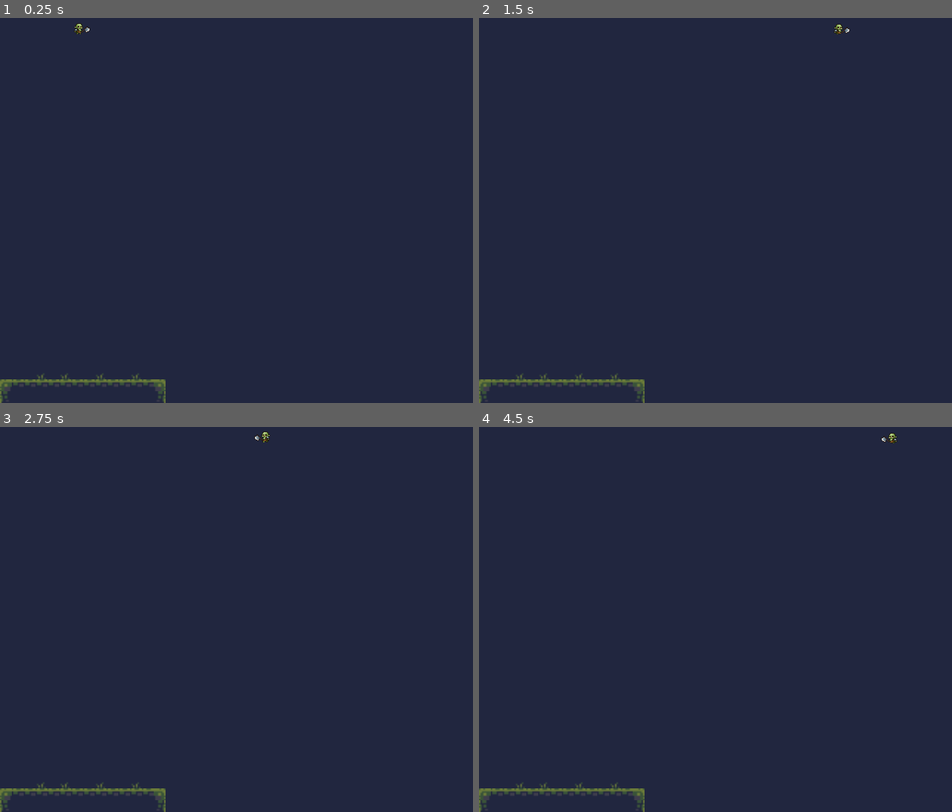
Above: before the commit, frames 1-4 (two rows, left to right).
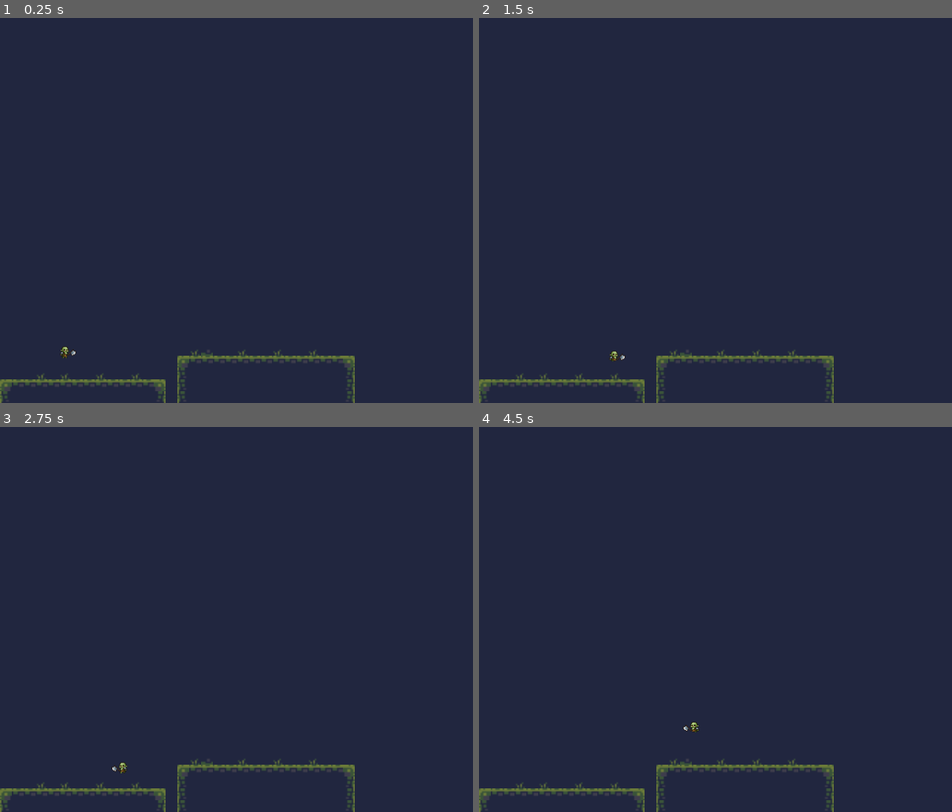
Above: after the commit, the same moments.

Repository: QuinnChrest/2D-Game
Game: Godot game, scene res://game/main.tscn
Same seed, same stepped clock (60 frames per second), same inputs: the game is played once before the commit and once after it.
Inputs:
- Up to frame 1 (0.25 s): no input
- Up to frame 2 (1.5 s): tap Enter at 0.5 s; hold Right (move_right) from 0.53 s (still down); tap Up (jump, bound only after the commit) at 0.6, 0.77, 1.07, 1.35 s
- Up to frame 3 (2.75 s): tap Up (jump, bound only after the commit) at 1.52, 1.82, 2.1 s; release Right (move_right) at 2.03 s; hold Left (move_left) from 2.03 s (still down)
- Up to frame 4 (4.5 s): release Left (move_left) at 2.78 s; hold Right (move_right) 2.78-4.28 s; tap Up (jump, bound only after the commit) at 2.85, 3.02, 3.32, 3.6, 3.77, 4.07, 4.35 s; tap Space at 4.25 s; hold Left (move_left) from 4.28 s (still down)

The runs differ from the first frame. In frame 1, 0.9% of the frame differs, in the area x 12-75%, y 1-100%; in frame 2, 0.9%; in frame 3, 0.9%; in frame 4, 0.9%.

Commit message:
got player working with tile map collisions

Diff:
--- a/game/main.tscn
+++ b/game/main.tscn
@@ -22,9 +22,11 @@
 0:1/0 = 0
 0:1/0/physics_layer_0/linear_velocity = Vector2(0, 0)
 0:1/0/physics_layer_0/angular_velocity = 0.0
+0:1/0/physics_layer_0/polygon_0/points = PackedVector2Array(-4, -4, 4, -4, 4, 4, -4, 4)
 1:1/0 = 0
 1:1/0/physics_layer_0/linear_velocity = Vector2(0, 0)
 1:1/0/physics_layer_0/angular_velocity = 0.0
+1:1/0/physics_layer_0/polygon_0/points = PackedVector2Array(-4, -4, 4, -4, 4, 4, -4, 4)
 2:1/0 = 0
 2:1/0/physics_layer_0/linear_velocity = Vector2(0, 0)
 2:1/0/physics_layer_0/angular_velocity = 0.0
@@ -34,6 +36,7 @@
 0:2/0 = 0
 0:2/0/physics_layer_0/linear_velocity = Vector2(0, 0)
 0:2/0/physics_layer_0/angular_velocity = 0.0
+0:2/0/physics_layer_0/polygon_0/points = PackedVector2Array(-4, -4, 4, -4, 4, 4, -4, 4)
 1:2/0 = 0
 1:2/0/physics_layer_0/linear_velocity = Vector2(0, 0)
 1:2/0/physics_layer_0/angular_velocity = 0.0
@@ -308,10 +311,10 @@
 layer_0/name = "background"
 layer_0/tile_data = PackedInt32Array(0, 0, 0, 65536, 0, 0, 131072, 0, 0, 196608, 0, 0, 262144, 0, 0, 327680, 0, 0, 3932 …(23067 unchanged characters)…
 layer_1/name = "foreground"
-layer_1/tile_data = PackedInt32Array(2490369, 65536, 1, 2490 …(319 unchanged characters)…  1, 2555917, 0, 268435458, 2555904, 0, 2)
+layer_1/tile_data = PackedInt32Array(2490369, 65536, 1, 2490 …(319 unchanged characters)…  1, 2555917, 0, 268435458, 2555904, 0, 2, 2555919, 0, 2, 2490383, 0, 2, 2424847, 0, 2, 2359311, 0, 1, 2359312, 65536, 1, 2359313, 65536, 1, 2359314, 65536, 1, 2359315, 65536, 1, 2359316, 65536, 1, 2359317, 65536, 1, 2359318, 65536, 1, 2359319, 65536, 1, 2359320, 65536, 1, 2359321, 65536, 1, 2359322, 65536, 1, 2359323, 65536, 1, 2359324, 65536, 1, 2359325, 0, 268435457, 2424861, 0, 268435458, 2490397, 0, 268435458, 2555933, 0, 268435458, 2293777, 65536, 3, 2293780, 131072, 3, 2293786, 131072, 3, 2293783, 131072, 3, 2293776, 131072, 3)
 
 [node name="Player" parent="." instance=ExtResource("1_wgg5v")]
-position = Vector2(72, 52)
+position = Vector2(-96, 411)
 
 [node name="StartPosition" type="Marker2D" parent="."]
-position = Vector2(106, 134)
+position = Vector2(87, 559)
--- a/player/Player.gd
+++ b/player/Player.gd
@@ -1,5 +1,9 @@
-extends Area2D
+extends CharacterBody2D
 signal hit
+
+const GRAVITY = 400.0
+const WALK_SPEED = 100
+const VERTICAL = -200
 
 @export var speed = 400 # How fast the player will move (pixels/sec).
 var screen_size # Size of the game window.
@@ -7,25 +11,25 @@
 # Called when the node enters the scene tree for the first time.
 func _ready():
 	screen_size = get_viewport_rect().size
+	$AnimatedSprite2D.play()
 	hide()
 
 
 # Called every frame. 'delta' is the elapsed time since the previous frame.
 func _process(delta):
-	var velocity = Vector2.ZERO # The player's movement vector.
+	velocity.y += delta * GRAVITY
+
 	if Input.is_action_pressed("move_right"):
-		velocity.x += 1
-	if Input.is_action_pressed("move_left"):
-		velocity.x -= 1
+		velocity.x = WALK_SPEED
+	elif Input.is_action_pressed("move_left"):
+		velocity.x = -WALK_SPEED
+	else:
+		velocity.x = 0
 
-	if velocity.length() > 0:
-		velocity = velocity.normalized() * speed
-		$AnimatedSprite2D.play()
-	else:
-		$AnimatedSprite2D.stop()
+	if is_on_floor() and Input.is_action_just_pressed("jump"):
+		velocity.y = VERTICAL
 
-	position += velocity * delta
-	position = position.clamp(Vector2.ZERO, screen_size)
+	move_and_slide()
 
 	if velocity.x != 0:
 		$AnimatedSprite2D.animation = "Walk"
@@ -34,9 +38,11 @@
 		$AnimatedSprite2D.animation = "Idle"
 
 
+
 func _on_body_entered(body):
 	hide()
 	hit.emit()
+	$AnimatedSprite2D.stop()
 	$CollisionShape2D.set_deferred("disabled", true)
 
 
--- a/player/Player.tscn
+++ b/player/Player.tscn
@@ -209,7 +209,7 @@
 radius = 4.44445
 height = 13.1687
 
-[node name="Player" type="Area2D"]
+[node name="Player" type="CharacterBody2D"]
 position = Vector2(43, 48)
 script = ExtResource("1_2evc2")
 metadata/_edit_group_ = true
@@ -222,5 +222,3 @@
 [node name="CollisionShape2D" type="CollisionShape2D" parent="."]
 scale = Vector2(1.125, 1.215)
 shape = SubResource("CapsuleShape2D_mnjp2")
-
-[connection signal="body_entered" from="." to="." method="_on_body_entered"]
--- a/project.godot
+++ b/project.godot
@@ -39,3 +39,9 @@
 , Object(InputEventKey,"resource_local_to_scene":false,"resource_name":"","device":-1,"window_id":0,"alt_pressed":false,"shift_pressed":false,"ctrl_pressed":false,"meta_pressed":false,"pressed":false,"keycode":0,"physical_keycode":65,"key_label":0,"unicode":97,"echo":false,"script":null)
 ]
 }
+jump={
+"deadzone": 0.5,
+"events": [Object(InputEventKey,"resource_local_to_scene":false,"resource_name":"","device":0,"window_id":0,"alt_pressed":false,"shift_pressed":false,"ctrl_pressed":false,"meta_pressed":false,"pressed":false,"keycode":0,"physical_keycode":4194320,"key_label":0,"unicode":0,"echo":false,"script":null)
+, Object(InputEventKey,"resource_local_to_scene":false,"resource_name":"","device":-1,"window_id":0,"alt_pressed":false,"shift_pressed":false,"ctrl_pressed":false,"meta_pressed":false,"pressed":false,"keycode":0,"physical_keycode":87,"key_label":0,"unicode":119,"echo":false,"script":null)
+]
+}
